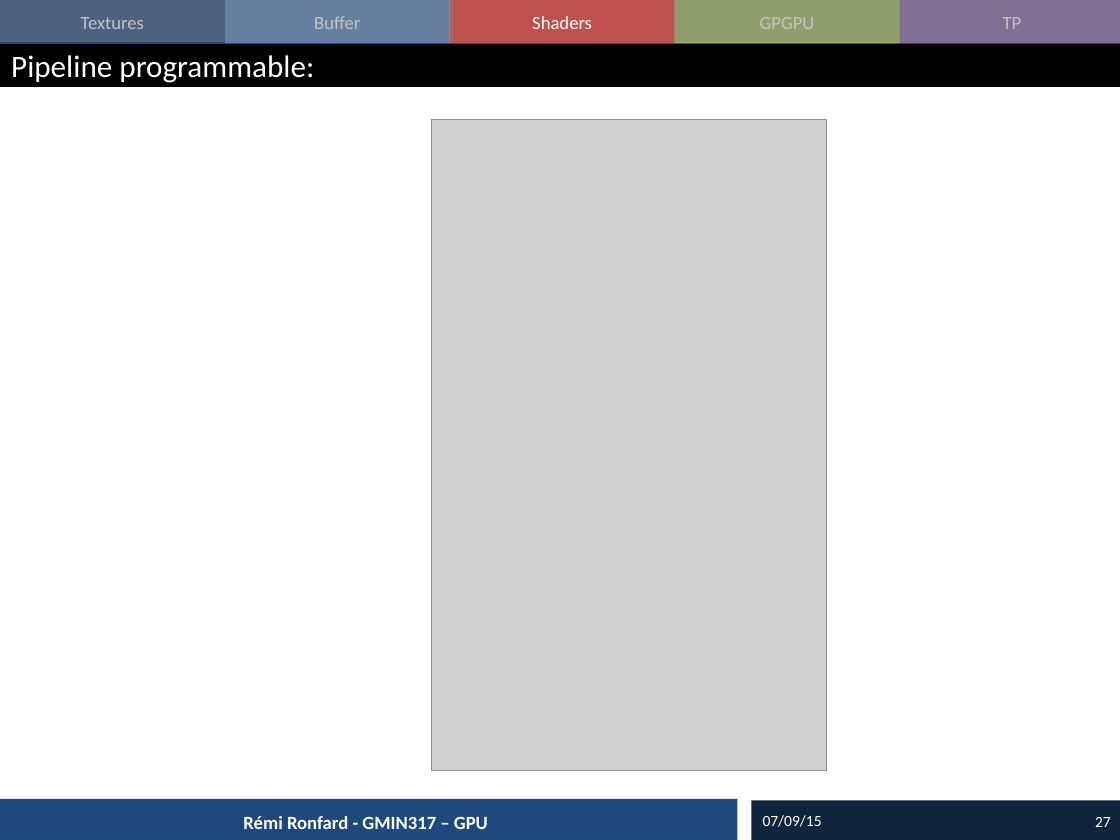
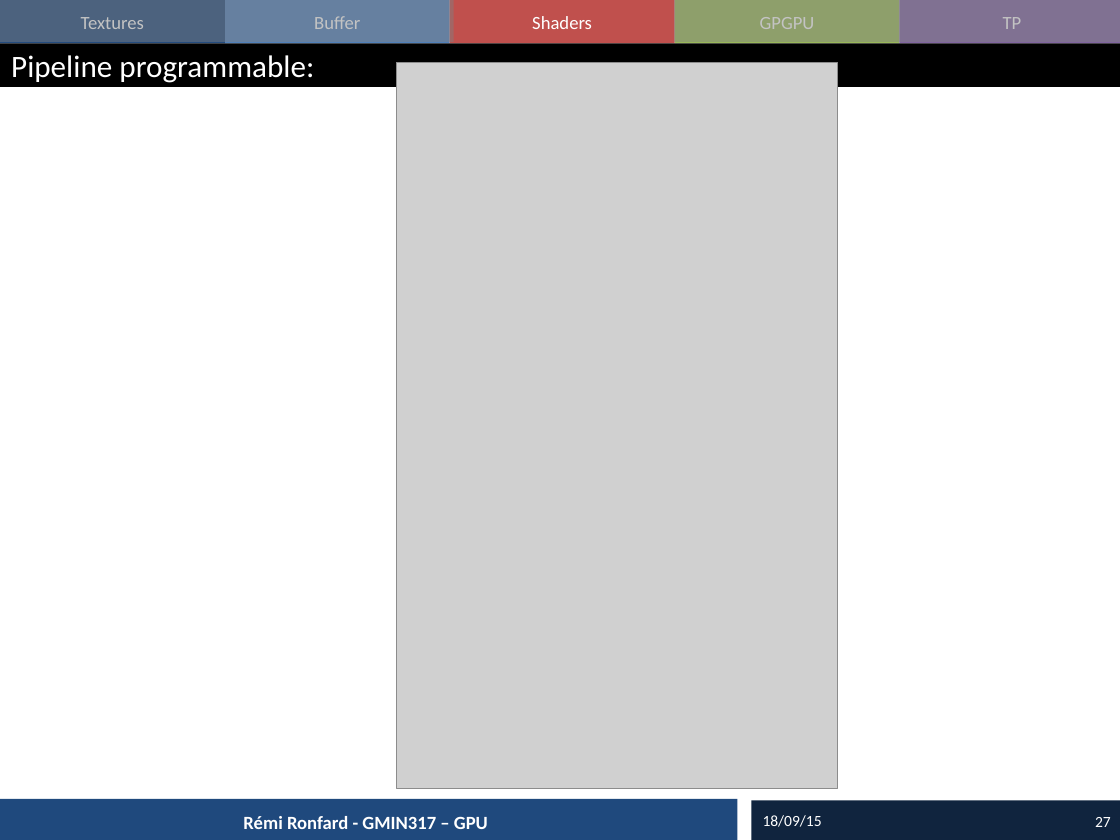
Before and after one commit to imagina-gmin317/imagina-gmin317-2015, a slide deck: slide 27 of cours/2015_05_GPU.pptx. Drawn at 1120x840 pixels with LibreOffice and Linux fonts; fonts in the diff are those of the drawing; grey boxes stand for pictures. Boxes give left, top, right and bottom in pixels: in the first picture for what was removed or moved away, otherwise in the second. Text is boxed around its words. In the diff, an @@ line names an element or a change of style, - is before the commit and + after.

```diff
--- a/cours/2015_05_GPU.pptx
+++ b/cours/2015_05_GPU.pptx
@@ picture: place and size @@
-picture at (431,119,827,771)
+picture at (396,62,837,788)
@@ text at (763,815,822,827): text changed @@
-07/09/15
+18/09/15
```
Also in this commit, not shown: 50 other slides changed, 2 slides removed, 25 other files.
